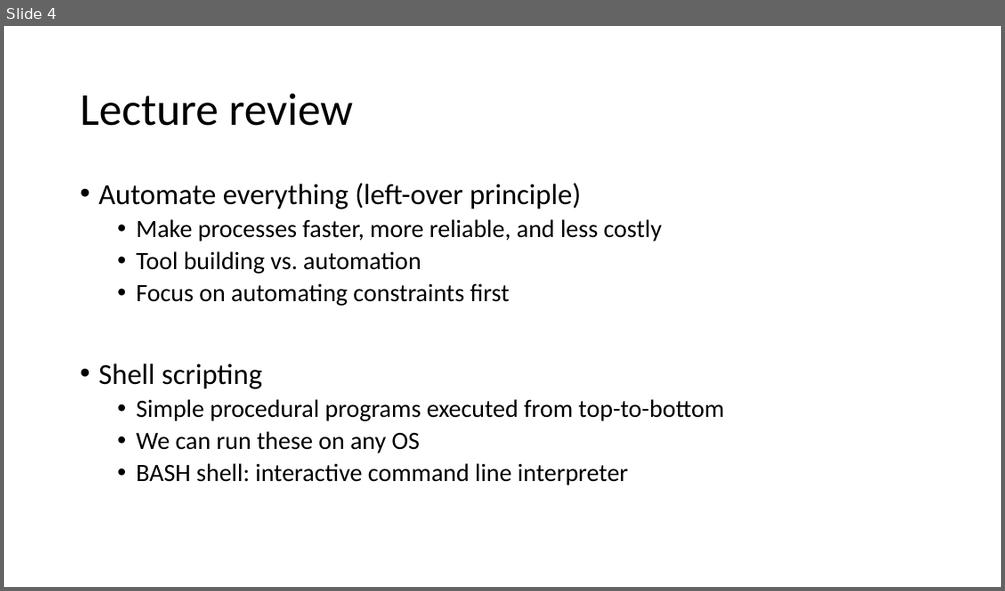
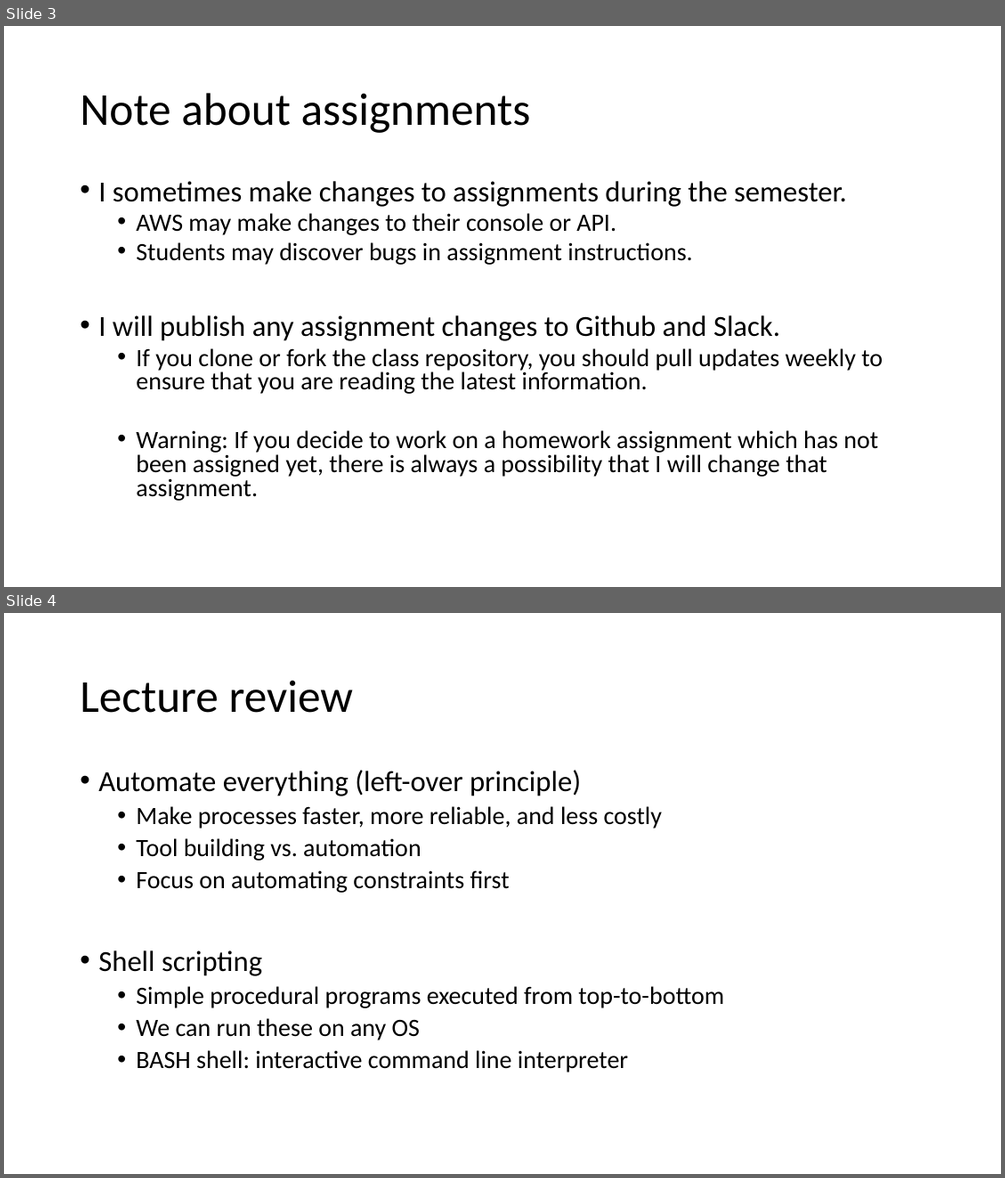
Before and after one commit to jasondbaker/infrastructure-class, a slide deck: lectures/lecture-review-week-2.pptx. Shown one above the other, each under a label of ours: slide 4 before the commit, slides 3 and 4 after it. The pictures are 1005x591 and 1005x1178 pixels, drawn with LibreOffice and Linux fonts; fonts in the diff are those of the drawing. Boxes give left, top, right and bottom in pixels: in the first picture for what was removed or moved away, otherwise in the second. Text is boxed around its words. In the diff, an @@ line names an element or a change of style, - is before the commit and + after.

```diff
--- a/lectures/lecture-review-week-2.pptx
+++ b/lectures/lecture-review-week-2.pptx
@@ slide 3 added at (4, 26, 1001, 587), background #FFFFFF @@
@@ title added at (80, 93, 531, 133), 44 pt, text #000000 @@
+Note about assignments
@@ text added at (98, 181, 882, 500), 24 pt, text #000000 @@
+• I sometimes make changes to assignments during the semester.
+  • AWS may make changes to their console or API.
+  • Students may discover bugs in assignment instructions.
+• I will publish any assignment changes to Github and Slack.
+  • If you clone or fork the class repository, you should pull updates weekly to ensure that you are reading the latest information.
+  • Warning: If you decide to work on a homework assignment which has not been assigned yet, there is always a possibility that I will change that assignment.
```
Also in this commit, not shown: 3 slides changed, 1 slide removed.
